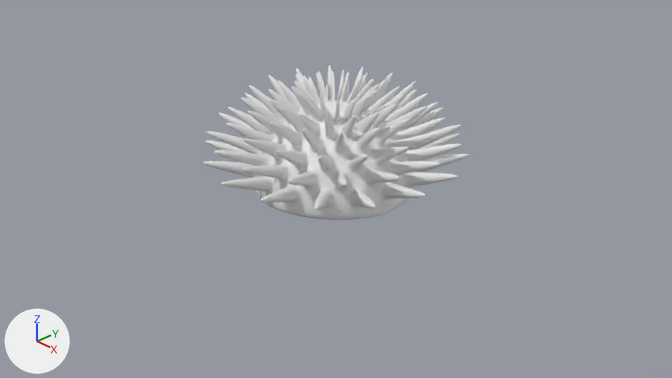
An edit to the Blender file Otros/Erizo de mar/Erizo de mar.blend, drawn before and after from the same camera.
Rendered twice from the file's camera 'Camera'. The axes (+X, +Y, +Z) are drawn at lower left. The lights are the same throughout.
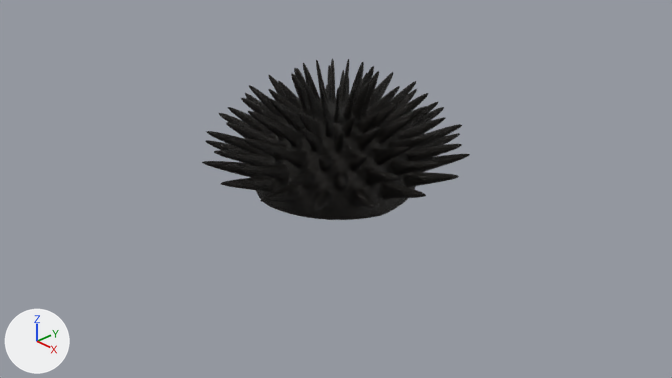
Pixel boxes (x1, y1, x2, y2) of what changed, in the pictures (672 x 378 px; the box of a moved part takes in the faces that stretch with it):
'Sphere', recoloured, reshaped (grey to black): before (202, 65, 470, 220); after (202, 58, 470, 220)
part 1 of me_sphere, moved or reshaped: before (292, 71, 379, 117); after (291, 58, 379, 115)

Edits to the bpy script that builds the scene:
```text
Add mat_cuerpo_erizo_de_mar:
    mat_cuerpo_erizo_de_mar = bpy.data.materials.new('Cuerpo erizo de mar')
    # nodes: BsdfPrincipled, Bump, OutputMaterial, TexNoise, ValToRGB
    # colours: black #000000, black #0c0803, black #05071d
Change me_sphere:
    where me_sphere.from_pydata(...)  # 1074 vertices, 1088 faces; spans x -1.64..1.64, y -1.64..1.64, z 0.0..1.3
    used by ob_sphere; location = (0.0, 0.0, 0.0)
    me_sphere part 1: all 64 vertices in x -0.55..0.55, y -0.55..0.55, z 1.27..1.3 are moved by (0.0, 0.0, 0.17)
    add me_sphere.materials.append(mat_cuerpo_erizo_de_mar)
```
